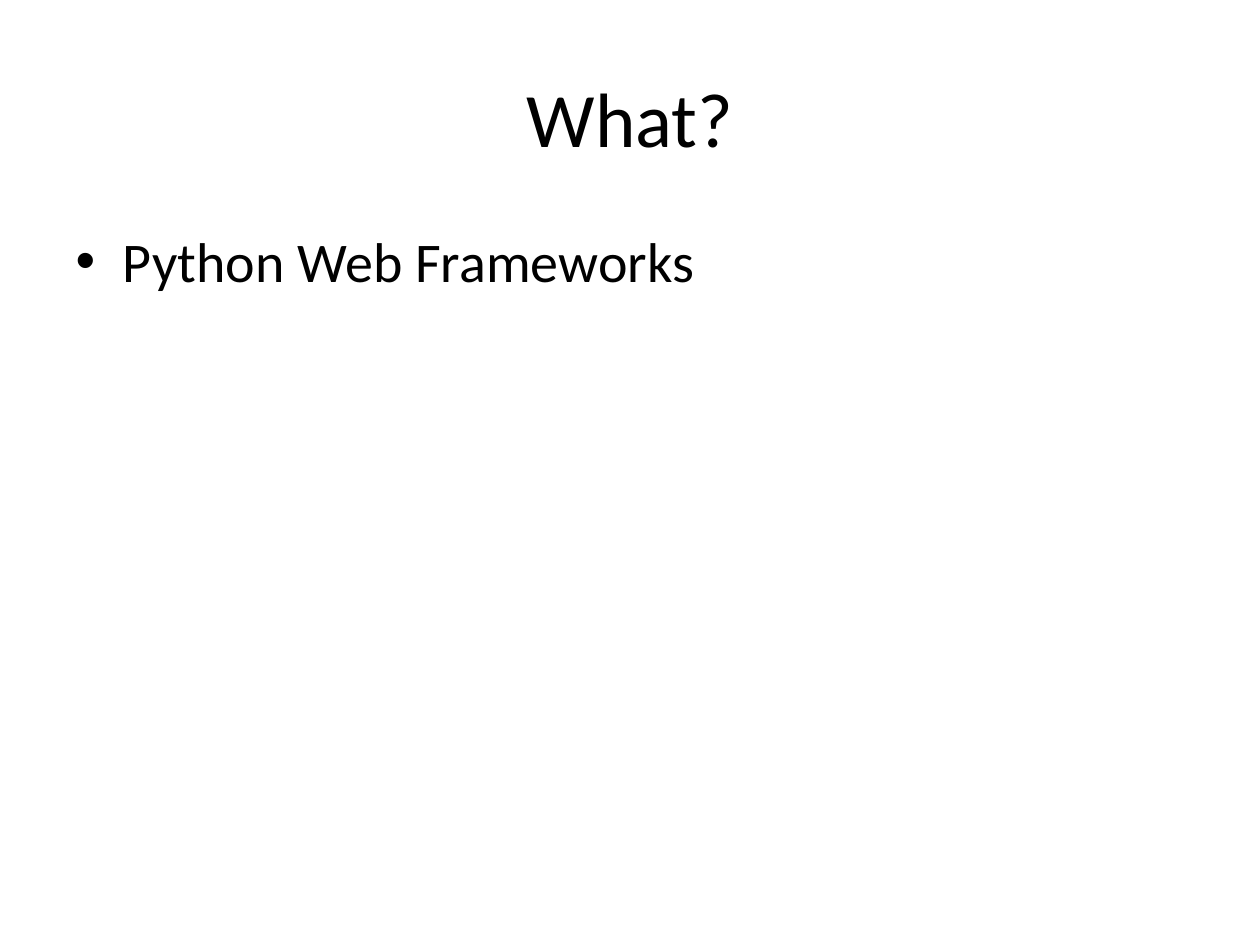
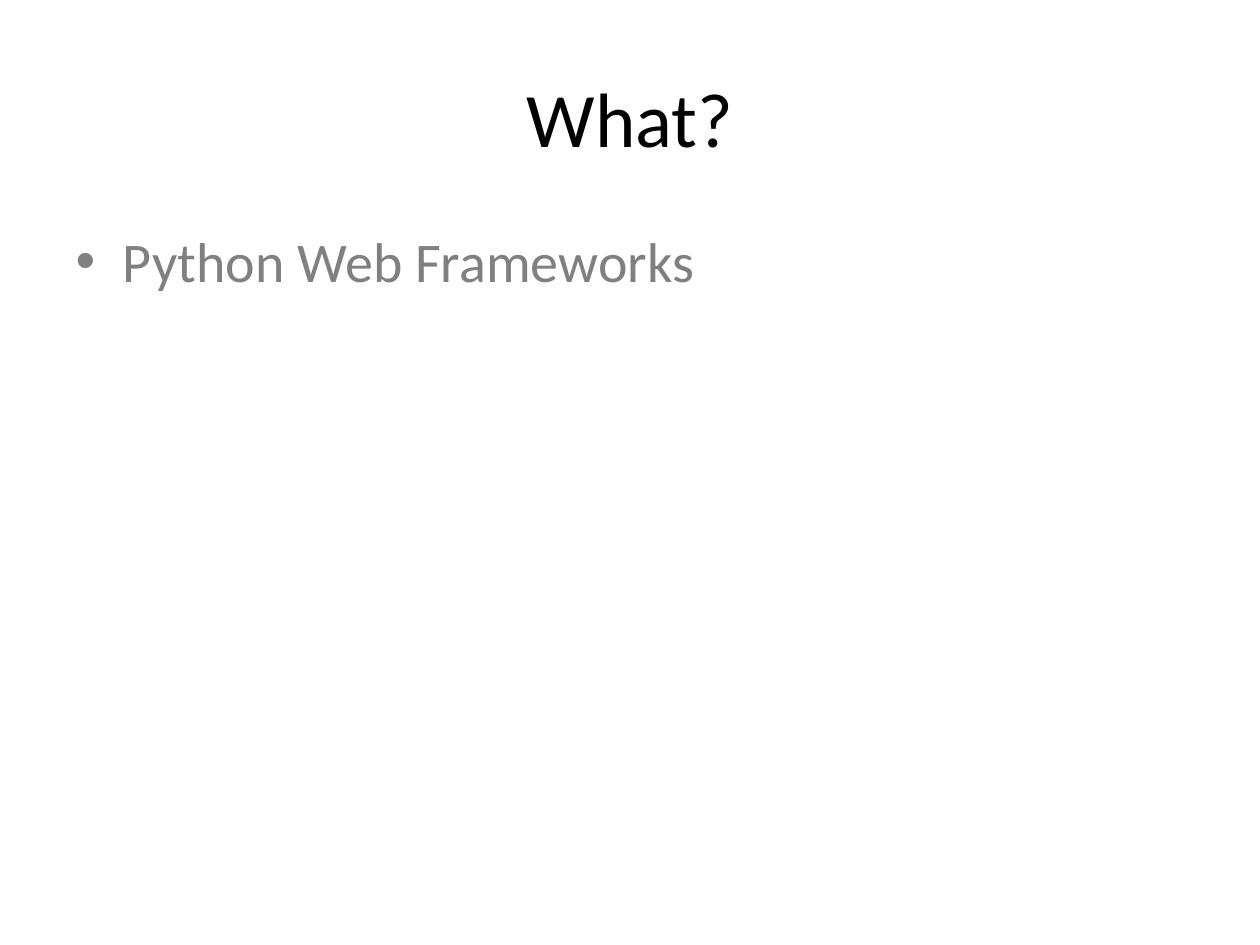
Before and after one commit to DCPython/generic-meetup-slides, a slide deck: slide 34 of DC Python Generic Meetup Slides.pptx. Drawn at 1260x945 pixels with LibreOffice and Linux fonts; fonts in the diff are those of the drawing. Boxes give left, top, right and bottom in pixels: in the first picture for what was removed or moved away, otherwise in the second. Text is boxed around its words. In the diff, an @@ line names an element or a change of style, - is before the commit and + after.

Commit message:
Save

```diff
--- a/DC Python Generic Meetup Slides.pptx
+++ b/DC Python Generic Meetup Slides.pptx
@@ text "Python Web Frameworks" at (123, 243, 694, 291): text colour #000000 to #808080 @@
```
Also in this commit, not shown: 13 other slides changed.
